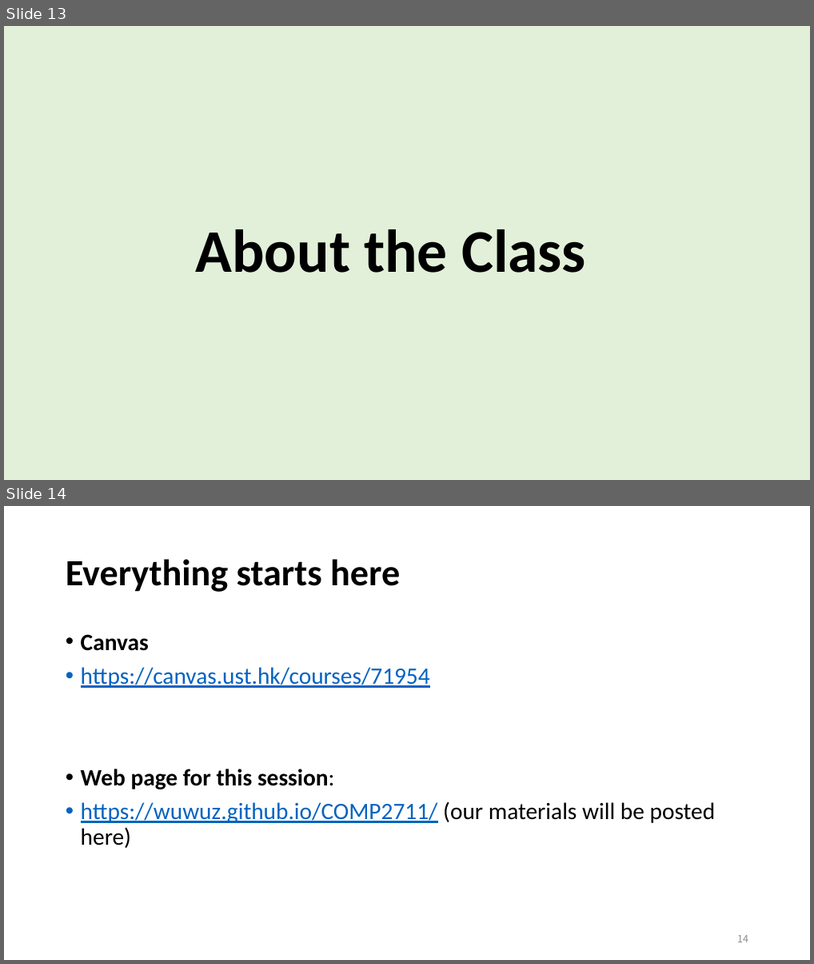
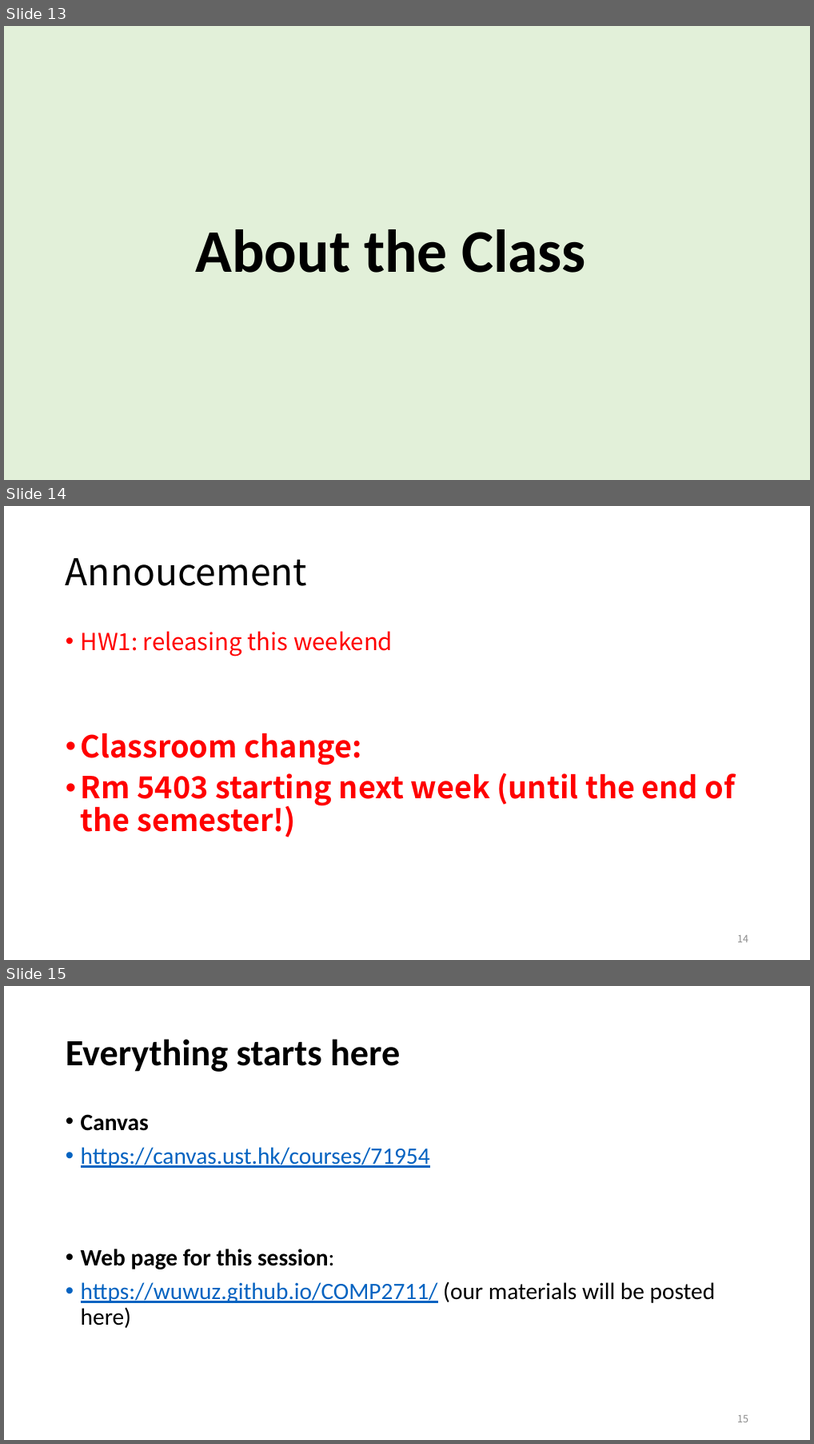
Before and after one commit to wuwuz/wuwuz.github.io, a slide deck: COMP2711/Materials/L00-Intro.pptx. Shown one above the other, each under a label of ours: slides 13 and 14 before the commit, slides 13, 14 and 15 after it. The pictures are 814x964 and 814x1444 pixels, drawn with LibreOffice and Linux fonts; fonts in the diff are those of the drawing. Boxes give left, top, right and bottom in pixels: in the first picture for what was removed or moved away, otherwise in the second. Text is boxed around its words. In the diff, an @@ line names an element or a change of style, - is before the commit and + after.

```diff
--- a/COMP2711/Materials/L00-Intro.pptx
+++ b/COMP2711/Materials/L00-Intro.pptx
@@ slide 14 added at [4,506,810,960], background #FFFFFF @@
@@ title added at [66,558,307,586], 44 pt, text #000000 @@
+Annoucement
@@ text added at [81,631,736,837], 36 pt, text #FF0000, bold @@
+• HW1: releasing this weekend
+• Classroom change:
+• Rm 5403 starting next week (until the end of the semester!)
@@ page number added at [738,935,749,942], 12 pt, text #8C8C8C @@
+14
@@ what was slide 14 is now slide 15 @@
@@ page number at [738,1415,749,1422]: text changed @@
-14
+15
```
Also in this commit, not shown: 1 other file.
